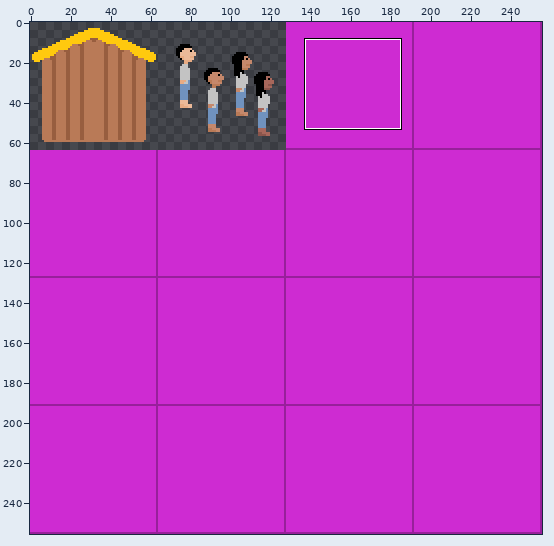
Two states of a sprite sheet, SurvivorIsland/Images/ButtonIcons1.png. The first picture is a wide view before the edit; the outline marks the close-up.
Close-up. The starting point:
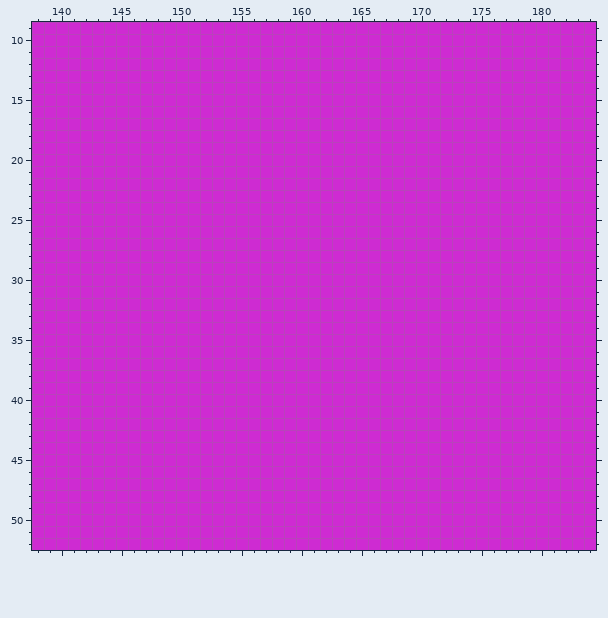
The file is 256x256 pixels. Colours within 5 levels of each other are drawn and written as one. Shown: x 138..184, y 9..52. The commit also changed other parts of the picture, which this record leaves out.
After the commit:
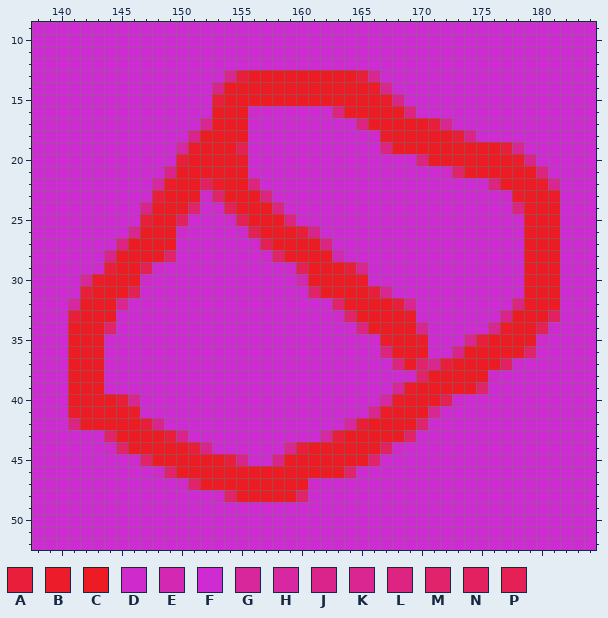
Palette (. is transparent): A #e91e3a  B #ec1c2a  C #ed1c24  D #cf2bcc  E #d328b1  F #ce2bd2  G #d7279b  H #d727a1  J #da248b  K #d92691  L #dc2480  M #e1236b  N #e32160  P #e42055
The exact change:
@@ x 138..184 @@
 12 FFFFFFFFFFFFFFFFFFFFFFFFFFFFFFFFFFFFFFFFFFFFFFF
-13 FFFFFFFFFFFFFFFFFFFFFFFFFFFFFFFFFFFFFFFFFFFFFFF
-14 FFFFFFFFFFFFFFFFFFFFFFFFFFFFFFFFFFFFFFFFFFFFFFF
-15 FFFFFFFFFFFFFFFFFFFFFFFFFFFFFFFFFFFFFFFFFFFFFFF
-16 FFFFFFFFFFFFFFFFFFFFFFFFFFFFFFFFFFFFFFFFFFFFFFF
-17 FFFFFFFFFFFFFFFFFFFFFFFFFFFFFFFFFFFFFFFFFFFFFFF
-18 FFFFFFFFFFFFFFFFFFFFFFFFFFFFFFFFFFFFFFFFFFFFFFF
-19 FFFFFFFFFFFFFFFFFFFFFFFFFFFFFFFFFFFFFFFFFFFFFFF
-20 FFFFFFFFFFFFFFFFFFFFFFFFFFFFFFFFFFFFFFFFFFFFFFF
-21 FFFFFFFFFFFFFFFFFFFFFFFFFFFFFFFFFFFFFFFFFFFFFFF
-22 FFFFFFFFFFFFFFFFFFFFFFFFFFFFFFFFFFFFFFFFFFFFFFF
-23 FFFFFFFFFFFFFFFFFFFFFFFFFFFFFFFFFFFFFFFFFFFFFFF
-24 FFFFFFFFFFFFFFFFFFFFFFFFFFFFFFFFFFFFFFFFFFFFFFF
-25 FFFFFFFFFFFFFFFFFFFFFFFFFFFFFFFFFFFFFFFFFFFFFFF
-26 FFFFFFFFFFFFFFFFFFFFFFFFFFFFFFFFFFFFFFFFFFFFFFF
-27 FFFFFFFFFFFFFFFFFFFFFFFFFFFFFFFFFFFFFFFFFFFFFFF
-28 FFFFFFFFFFFFFFFFFFFFFFFFFFFFFFFFFFFFFFFFFFFFFFF
-29 FFFFFFFFFFFFFFFFFFFFFFFFFFFFFFFFFFFFFFFFFFFFFFF
-30 FFFFFFFFFFFFFFFFFFFFFFFFFFFFFFFFFFFFFFFFFFFFFFF
-31 FFFFFFFFFFFFFFFFFFFFFFFFFFFFFFFFFFFFFFFFFFFFFFF
-32 FFFFFFFFFFFFFFFFFFFFFFFFFFFFFFFFFFFFFFFFFFFFFFF
-33 FFFFFFFFFFFFFFFFFFFFFFFFFFFFFFFFFFFFFFFFFFFFFFF
-34 FFFFFFFFFFFFFFFFFFFFFFFFFFFFFFFFFFFFFFFFFFFFFFF
-35 FFFFFFFFFFFFFFFFFFFFFFFFFFFFFFFFFFFFFFFFFFFFFFF
-36 FFFFFFFFFFFFFFFFFFFFFFFFFFFFFFFFFFFFFFFFFFFFFFF
-37 FFFFFFFFFFFFFFFFFFFFFFFFFFFFFFFFFFFFFFFFFFFFFFF
-38 FFFFFFFFFFFFFFFFFFFFFFFFFFFFFFFFFFFFFFFFFFFFFFF
-39 FFFFFFFFFFFFFFFFFFFFFFFFFFFFFFFFFFFFFFFFFFFFFFF
-40 FFFFFFFFFFFFFFFFFFFFFFFFFFFFFFFFFFFFFFFFFFFFFFF
-41 FFFFFFFFFFFFFFFFFFFFFFFFFFFFFFFFFFFFFFFFFFFFFFF
-42 FFFFFFFFFFFFFFFFFFFFFFFFFFFFFFFFFFFFFFFFFFFFFFF
-43 FFFFFFFFFFFFFFFFFFFFFFFFFFFFFFFFFFFFFFFFFFFFFFF
-44 FFFFFFFFFFFFFFFFFFFFFFFFFFFFFFFFFFFFFFFFFFFFFFF
-45 FFFFFFFFFFFFFFFFFFFFFFFFFFFFFFFFFFFFFFFFFFFFFFF
-46 FFFFFFFFFFFFFFFFFFFFFFFFFFFFFFFFFFFFFFFFFFFFFFF
-47 FFFFFFFFFFFFFFFFFFFFFFFFFFFFFFFFFFFFFFFFFFFFFFF
-48 FFFFFFFFFFFFFFFFFFFFFFFFFFFFFFFFFFFFFFFFFFFFFFF
+13 FFFFFFFFFFFFFFFFKACCCCCCCCCAKFFFFFFFFFFFFFFFFFF
+14 FFFFFFFFFFFFFFFJCCCCCCCCCCCCBKFFFFFFFFFFFFFFFFF
+15 FFFFFFFFFFFFFFFACCCCCCCCCCCCCBJFFFFFFFFFFFFFFFF
+16 FFFFFFFFFFFFFFFCCCDFFFFFFLCCCCCLFFFFFFFFFFFFFFF
+17 FFFFFFFFFFFFFFKCCCFFFFFFFFFLCCCCCAKFFFFFFFFFFFF
+18 FFFFFFFFFFFFFJCCCCFFFFFFFFFFDBCCCCCAJFFFFFFFFFF
+19 FFFFFFFFFFFFHBCCCPFFFFFFFFFFFLCCCCCCCCCAKFFFFFF
+20 FFFFFFFFFFFFACCCCBFFFFFFFFFFFFFFLCCCCCCCBJFFFFF
+21 FFFFFFFFFFFJCCCCCCFFFFFFFFFFFFFFFFDMCCCCCCLFFFF
+22 FFFFFFFFFFHBCCNBCCLFFFFFFFFFFFFFFFFFFFLCCCBKFFF
+23 FFFFFFFFFFACCCDMCCCLFFFFFFFFFFFFFFFFFFFDBCCBFFF
+24 FFFFFFFFFJCCCMFDPCCCLFFFFFFFFFFFFFFFFFFFLCCCFFF
+25 FFFFFFFFFACCNFFFDPCCCLFFFFFFFFFFFFFFFFFFFCCCFFF
+26 FFFFFFFFKCCCDFFFFDPCCCAJFFFFFFFFFFFFFFFFFCCCFFF
+27 FFFFFFFLCCCCFFFFFFDPCCCCLFFFFFFFFFFFFFFFFCCCFFF
+28 FFFFFFJCCCCMFFFFFFFDMCCCCEFFFFFFFFFFFFFFFCCCFFF
+29 FFFFFDACCPDFFFFFFFFFFDPCCCAKFFFFFFFFFFFFFCCCFFF
+30 FFFFGBCCCDFFFFFFFFFFFFECCCCBFFFFFFFFFFFFFCCCFFF
+31 FFFFACCCPFFFFFFFFFFFFFFMCCCCAKFFFFFFFFFFFCCCFFF
+32 FFFHCCCKFFFFFFFFFFFFFFFFFMCCCCAKFFFFFFFFLCCCFFF
+33 FFFACCCFFFFFFFFFFFFFFFFFFDMCCCCBFFFFFFFJCCCNFFF
+34 FFFCCCMFFFFFFFFFFFFFFFFFFFFLCCCCKFFFFFKBCCPDFFF
+35 FFFCCCFFFFFFFFFFFFFFFFFFFFFFFBCCBFFFKACCCCDFFFF
+36 FFFCCCFFFFFFFFFFFFFFFFFFFFFFFLCCCFFJCCCCCMFFFFF
+37 FFFCCCFFFFFFFFFFFFFFFFFFFFFFFFLCMKACCCCNDFFFFFF
+38 FFFCCCFFFFFFFFFFFFFFFFFFFFFFFFFDMCCCCCDFFFFFFFF
+39 FFFCCCFFFFFFFFFFFFFFFFFFFFFFFFGBCCCCCMFFFFFFFFF
+40 FFFCCCCAKFFFFFFFFFFFFFFFFFFFFHBCCCPDFFFFFFFFFFF
+41 FFFBCCCCBFFFFFFFFFFFFFFFFFFFKBCCCKFFFFFFFFFFFFF
+42 FFFLCCCCCAJFFFFFFFFFFFFFFFHACCCCMFFFFFFFFFFFFFF
+43 FFFFFFMCCCCAJFFFFFFFFFFFHACCCCCMFFFFFFFFFFFFFFF
+44 FFFFFFDMCCCCCAJFFFFFFKACCCCCCNDFFFFFFFFFFFFFFFF
+45 FFFFFFFFDMCCCCCCAJFFJCCCCCCCMFFFFFFFFFFFFFFFFFF
+46 FFFFFFFFFFDMCCCCCCCCCCCCCCMFFFFFFFFFFFFFFFFFFFF
+47 FFFFFFFFFFFFDMCCCCCCCCCDFFFFFFFFFFFFFFFFFFFFFFF
+48 FFFFFFFFFFFFFFFDMCCCCCMFFFFFFFFFFFFFFFFFFFFFFFF
 49 FFFFFFFFFFFFFFFFFFFFFFFFFFFFFFFFFFFFFFFFFFFFFFF
